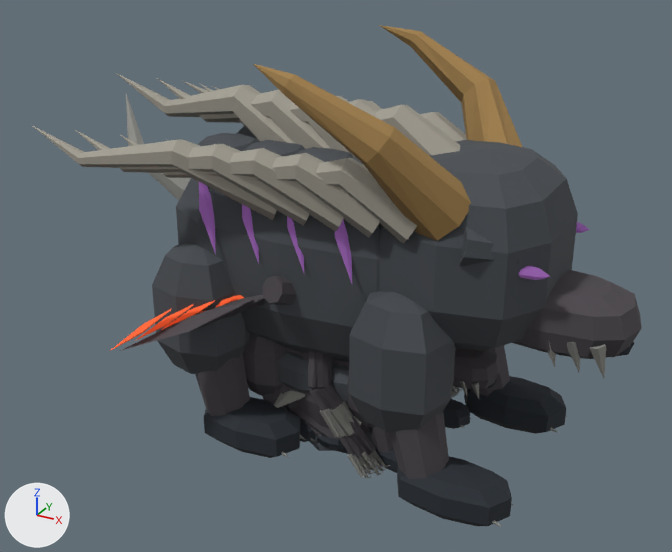
Two versions of the Blender file Art/Blender/MVP/mvp-walk-poses.blend, one commit apart.
The view is the same before and after, from a 50 mm lens placed at (2.31, -4.33, 3.14), pointed at (-0.04, -0.06, 1.0). Arrows for +X, +Y and +Z are at lower left; the lights stay in place. The picture after the commit comes second. The same objects are shown in both versions, whatever each file hides.

Names of what the first picture shows: 'enemy_boss', 'enemy_charger', 'enemy_rangedbird', 'enemy_summoner', 'enemy_swarm', 'enemy_swarm_walk_0', 'enemy_swarm_walk_2', 'enemy_swarm_walk_3' and 2 more.
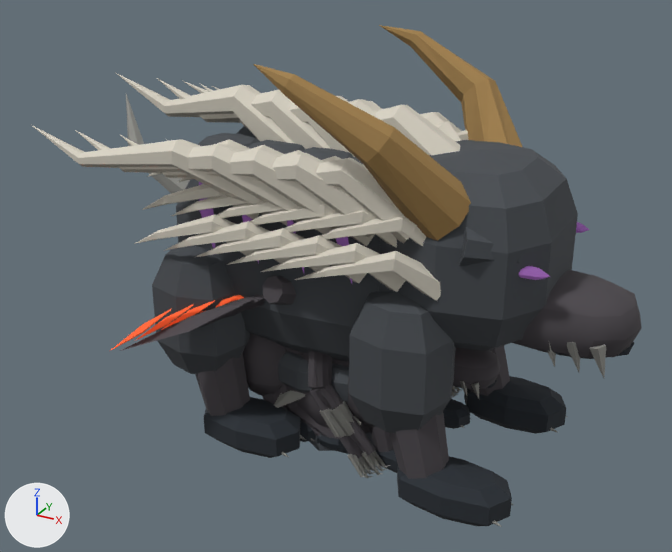
Diff of the bpy script that builds the scene:
```diff
--- a/Art/Blender/MVP/mvp-walk-poses.blend.py
+++ b/Art/Blender/MVP/mvp-walk-poses.blend.py
@@ mat_mane_facet_1 @@
 mat_mane_facet_1 = principled_material('mane_facet_1')
-mat_mane_facet_1.base_color = (0.313, 0.294, 0.248)  # grey #989488
+mat_mane_facet_1.base_color = (0.598, 0.561, 0.478)  # light grey #cbc5b8
 mat_mane_facet_1.roughness = 0.9
@@ mat_mane_facet_2 @@
 mat_mane_facet_2 = principled_material('mane_facet_2')
-mat_mane_facet_2.base_color = (0.367, 0.346, 0.292)  # grey #a39f93
+mat_mane_facet_2.base_color = (0.702, 0.659, 0.562)  # pale yellow #dad4c6
 mat_mane_facet_2.roughness = 0.9
@@ me_sphere_040 @@
 # used by ob_enemy_boss; location = (0.0, 0.0, 0.0)
-me_sphere_040.from_pydata(...)  # 1477 vertices, 1611 faces; spans x -1.78..1.64, y -0.75..0.75, z 0.01..2.29
+me_sphere_040.from_pydata(...)  # 2053 vertices, 2187 faces; spans x -1.78..1.64, y -0.75..0.75, z 0.01..2.29
+# me_sphere_040 part 1: 576 vertices added at x -1.05..0.83, y -0.69..0.69, z 1.19..1.83
 me_sphere_040.materials.append(mat_purple)
```

Pixel boxes [x1, y1, x2, y2] of what changed, in the pictures (672 x 552 px):
'enemy_boss', recoloured, reshaped
    both: [33, 25, 642, 527]
'enemy_swarm_walk_3', recoloured
    both: [313, 382, 378, 470]
'enemy_swarm_walk_1', recoloured
    both: [313, 382, 378, 470]
part 1 of me_sphere_040, added
    after: [134, 121, 468, 301]
